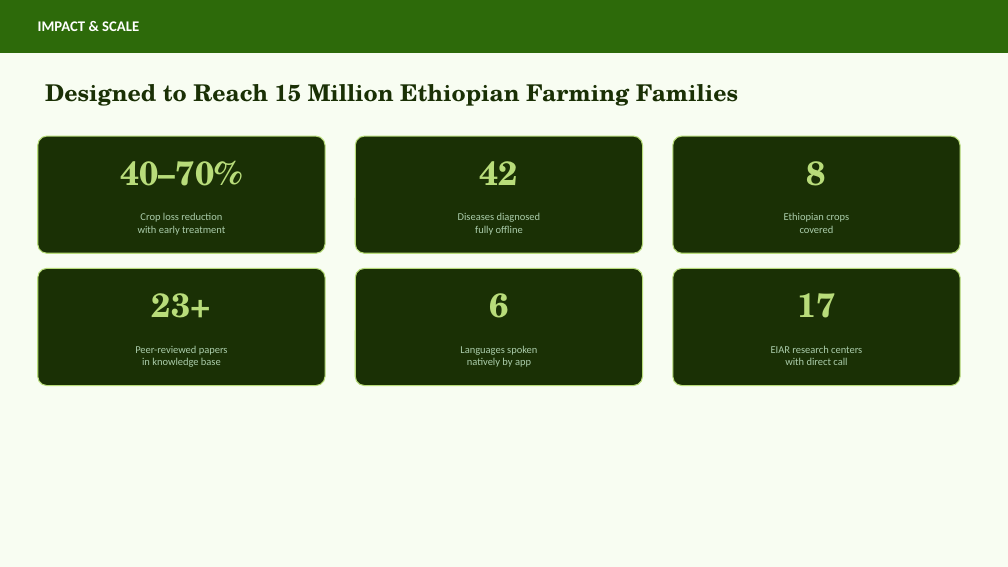
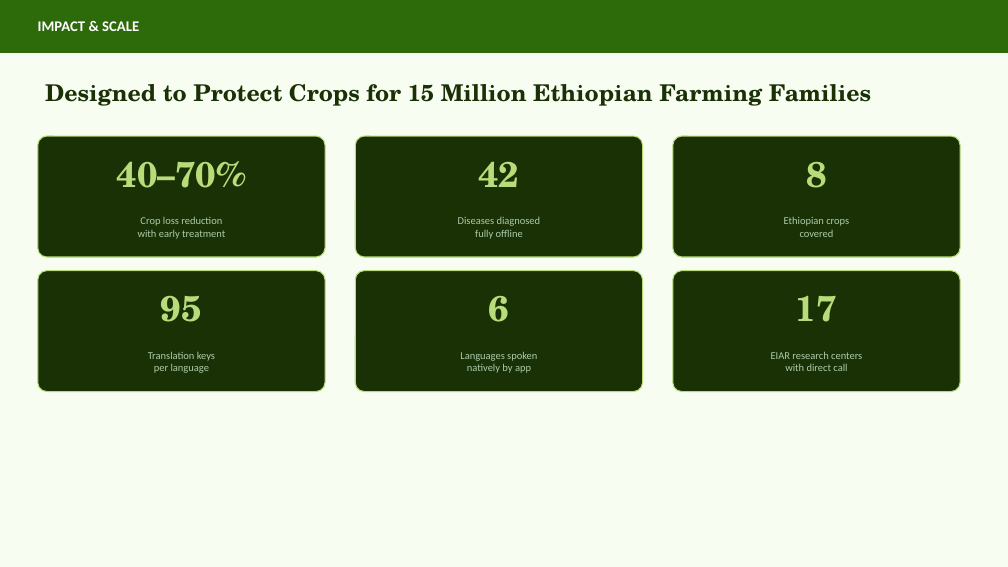
Before and after one commit to guleaada/ResilienceGuardian, a slide deck: slide 6 of SebilAI_PitchDeck.pptx (slide 5 before the commit). Drawn at 1008x567 pixels with LibreOffice and Linux fonts; fonts in the diff are those of the drawing. Boxes give left, top, right and bottom in pixels: in the first picture for what was removed or moved away, otherwise in the second. Text is boxed around its words. In the diff, an @@ line names an element or a change of style, - is before the commit and + after.

```diff
--- a/SebilAI_PitchDeck.pptx
+++ b/SebilAI_PitchDeck.pptx
@@ text at [45,84,871,106]: text changed @@
-Designed to Reach 15 Million Ethiopian Farming Families
+Designed to Protect Crops for 15 Million Ethiopian Farming Families
@@ rounded rectangle: place and size @@
-rounded rectangle at [38,136,325,253]
+rounded rectangle at [38,136,325,257]
@@ rounded rectangle: place and size @@
-rounded rectangle at [355,136,643,253]
+rounded rectangle at [355,136,643,257]
@@ rounded rectangle: place and size @@
-rounded rectangle at [673,136,960,253]
+rounded rectangle at [673,136,960,257]
@@ text at [161,296,202,322]: text changed; size 32 to 34 pt @@
-23+
+95
@@ size 32 to 34 pt in 5 elements at [117,161,246,188], [478,161,519,187], [806,162,826,188], [489,296,509,322], [796,295,837,322] @@
@@ 5 texts, 3 rounded rectangles: place and size @@
-5 texts, 3 rounded rectangles at [38,213,960,386]
+5 texts, 3 rounded rectangles at [38,217,960,392]
@@ proportions changed in 6 elements at [38,136,325,257], [355,136,643,257], [673,136,960,257], [38,271,325,392], [355,271,643,392], [673,271,960,392] @@
@@ text at [148,351,215,373]: text changed @@
-Peer-reviewed papers
-in knowledge base
+Translation keys
+per language
```
Also in this commit, not shown: 6 other slides changed, 1 slide added, 6 other files.
